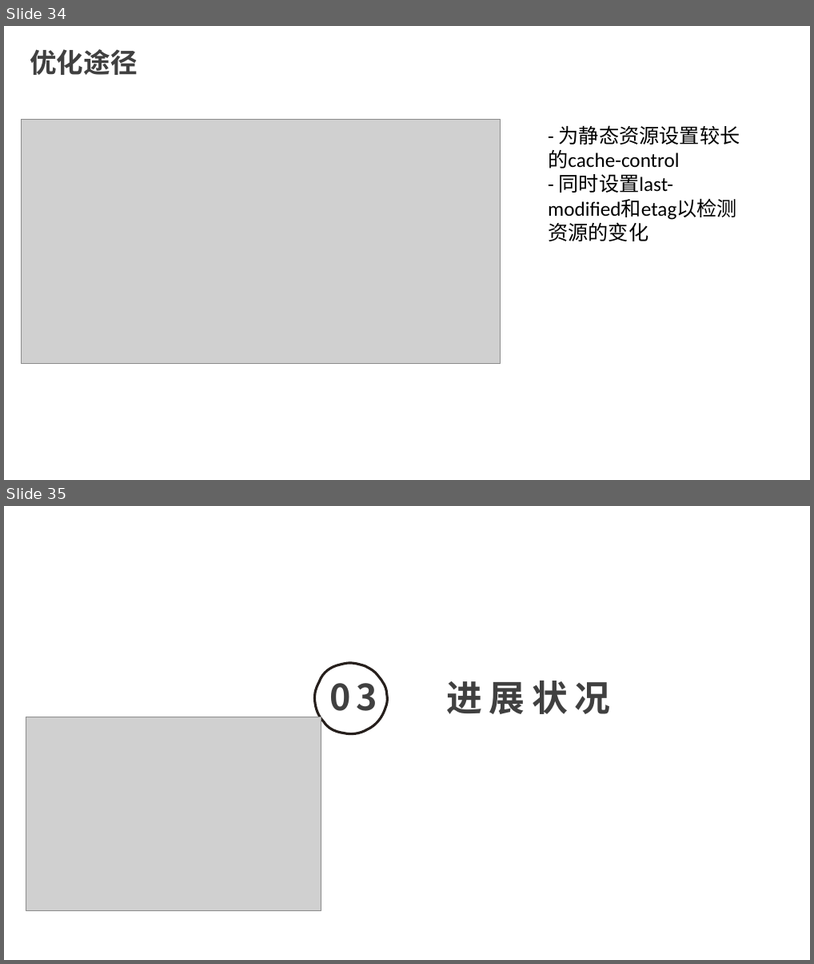
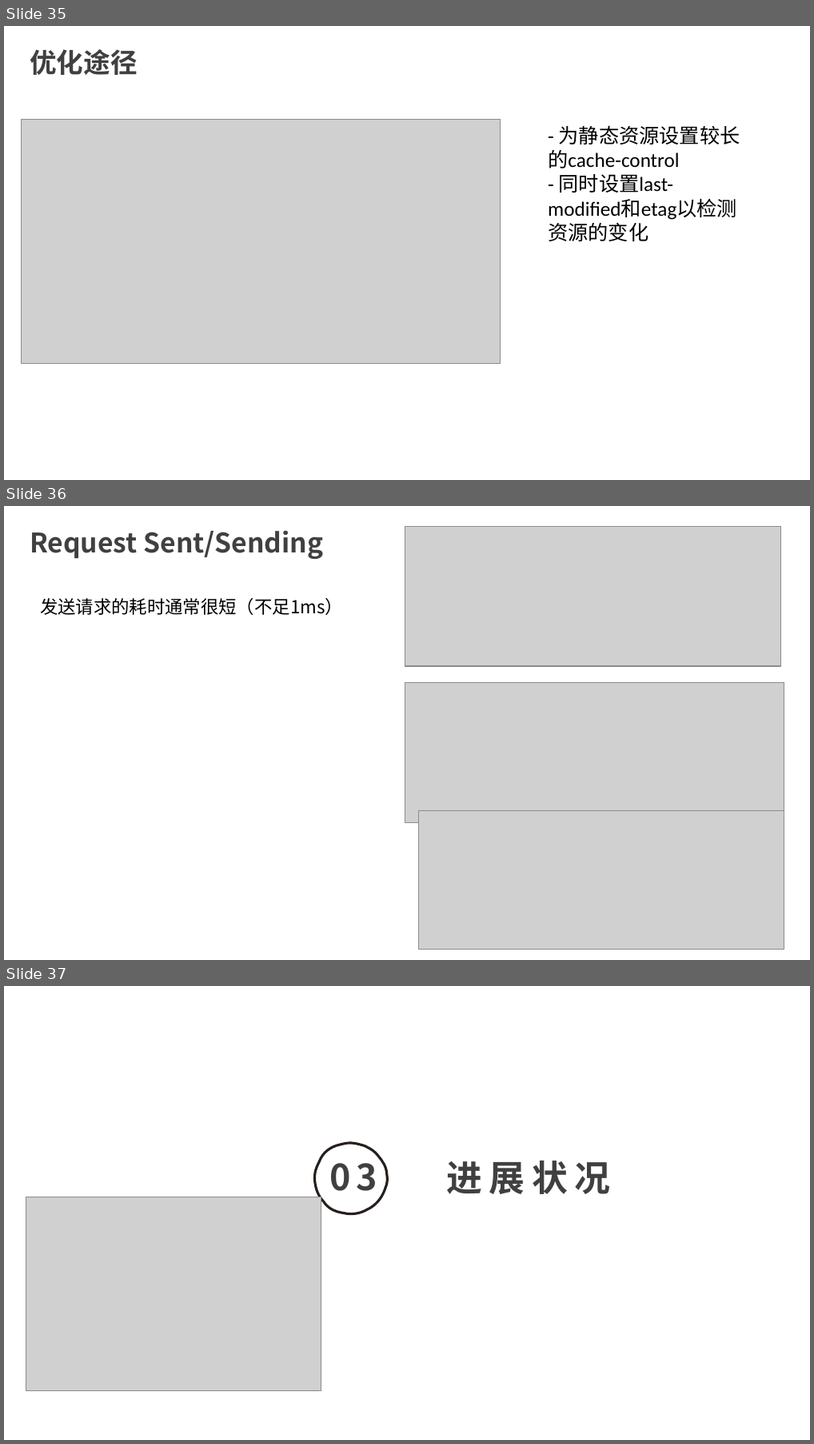
Before and after one commit to 1465799166/biye, a slide deck: 毕业设计答辩-沈家衡.pptx. Shown one above the other, each under a label of ours: slides 34 and 35 before the commit, slides 35, 36 and 37 after it. The pictures are 814x964 and 814x1444 pixels, drawn with LibreOffice and Linux fonts; fonts in the diff are those of the drawing; grey boxes stand for pictures. Boxes give left, top, right and bottom in pixels: in the first picture for what was removed or moved away, otherwise in the second. Text is boxed around its words. In the diff, an @@ line names an element or a change of style, - is before the commit and + after.

```diff
--- a/毕业设计答辩-沈家衡.pptx
+++ b/毕业设计答辩-沈家衡.pptx
@@ slide 36 added at <box>4,506,810,960</box>, background #FFFFFF @@
@@ picture added at <box>406,526,782,666</box> @@
@@ text added at <box>30,531,324,559</box>, 24 pt, text #404040, bold @@
+Request Sent/Sending
@@ text added at <box>40,598,343,615</box>, 16 pt, text #000000 @@
+发送请求的耗时通常很短（不足1ms）
@@ picture added at <box>406,683,785,822</box> @@
@@ picture added at <box>418,810,784,948</box> @@
@@ what was slide 34 is now slide 35 @@
@@ what was slide 35 is now slide 37 @@
```
Also in this commit, not shown: 3 slides changed, 1 other slide added, 2 other files.
